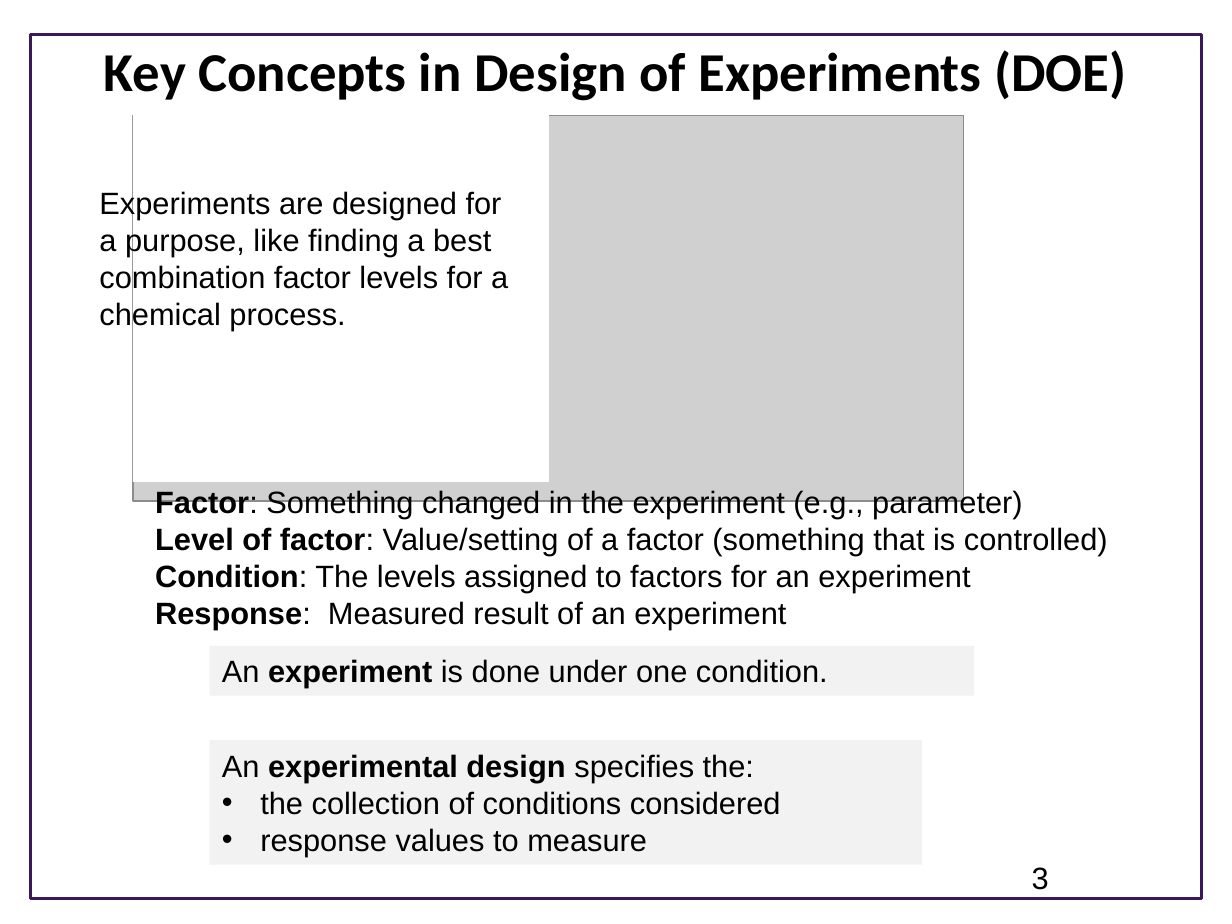
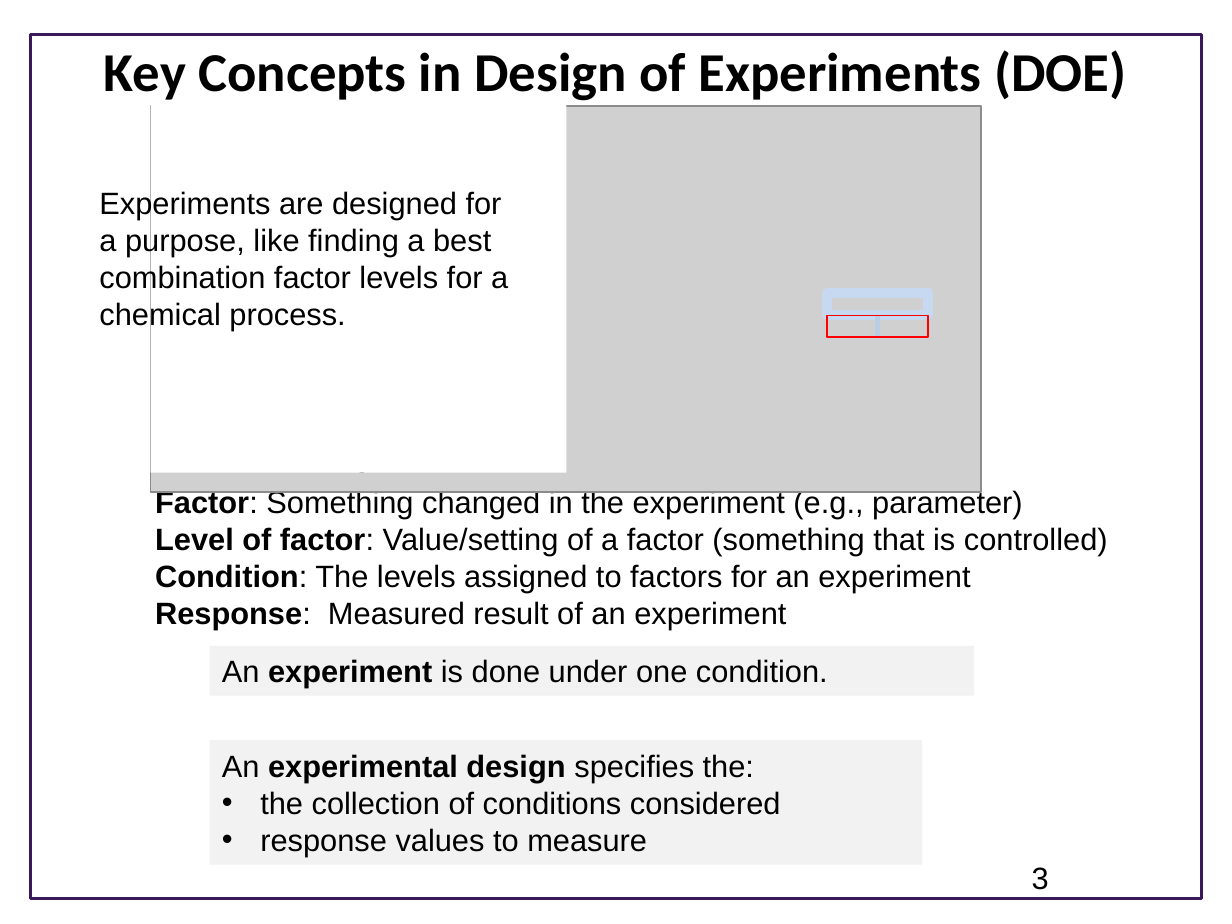
Before and after one commit to ModelEngineering/BIOEN-437, a slide deck: slide 3 of Lectures/Design-Of-Experiments/doe_overview.pptx. Drawn at 1232x924 pixels with LibreOffice and Linux fonts; fonts in the diff are those of the drawing; grey boxes stand for pictures; background and template pictures are left out. Boxes give left, top, right and bottom in pixels: in the first picture for what was removed or moved away, otherwise in the second. Text is boxed around its words. In the diff, an @@ line names an element or a change of style, - is before the commit and + after.

```diff
--- a/Lectures/Design-Of-Experiments/doe_overview.pptx
+++ b/Lectures/Design-Of-Experiments/doe_overview.pptx
@@ picture: place and size @@
-picture at <box>133,116,963,501</box>
+picture at <box>150,106,981,492</box>
@@ rectangle: place and size @@
-rectangle at <box>133,113,549,482</box>
+rectangle at <box>150,103,567,472</box>
@@ rectangle added at <box>827,293,928,315</box>, outline #C6D9F1 6 pt @@
@@ rectangle added at <box>827,315,928,338</box>, outline #FF0000 1 pt @@
@@ line added from (877, 315) to (877, 338), #B9CDE5 3 pt @@
```
Also in this commit, not shown: 1 other slide changed.
